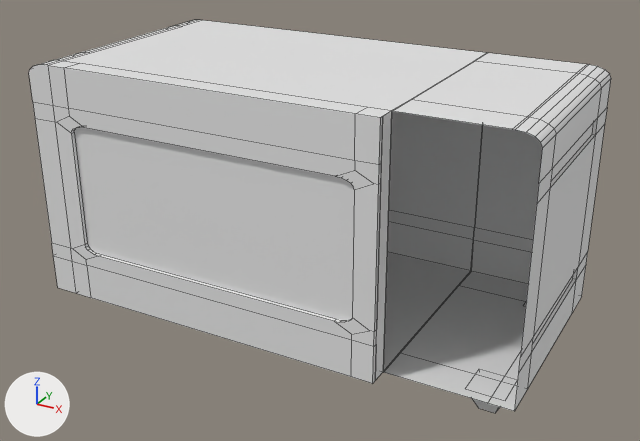
The FBX model Content/_Game/Assets/Props/Microwave/SM_microwave.fbx as it was, and as the next commit left it.
Camera for both pictures: a 50 mm camera at (0.807, -1.475, 0.942) aimed at (0.014, -0.034, 0.221). The lights are fixed; the arrows at lower left show +X, +Y and +Z. Mesh edges are drawn as thin lines. Where no turn or scale is listed for an object, it has been applied to the vertices. Vertices at the same position are counted once.

In view in the first picture: 'microwave'.
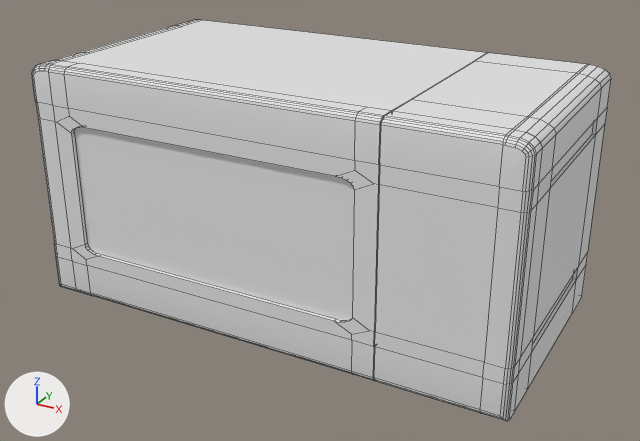
Commit message: microwave 2.0

Where the newer file only moved an object's origin or applied its transform, the numbers keep the older frame.

Where the change shows, as pixel boxes [x1, y1, x2, y2] in the pictures (640 x 441 px):
```json
{"object": "microwave", "change": "reshaped", "before": [29, 20, 611, 413], "after": [32, 20, 611, 421]}
{"part": 1, "of": "me_cube_006", "change": "added", "after": [374, 111, 542, 421]}
{"part": 2, "of": "me_cube_006", "change": "built on", "before": [29, 60, 390, 383], "after": [32, 60, 390, 381]}
```

Edits to the scene script, one JSON object a line:
```json
{"block": "me_cube_006", "where": "# used by ob_microwave; location = (0.0, 0.0, 0.0)"}
{"op": "remove", "block": "me_cube_006", "code": "me_cube_006.from_pydata(...)  # 287 vertices, 213 faces; spans x -0.497..0.496, y -0.269..0.232, z 0.0..0.536"}
{"op": "add", "block": "me_cube_006", "code": "me_cube_006.from_pydata(...)  # 460 vertices, 378 faces; spans x -0.497..0.496, y -0.269..0.232, z 0.0..0.536"}
{"block": "me_cube_006", "change": "me_cube_006 part 1: a new loose piece of 100 vertices spanning x 0.252..0.496, y -0.269..-0.228, z 0.047..0.536, in mat_microwave (its picture is missing)"}
{"block": "me_cube_006", "change": "me_cube_006 part 2"}
{"block": "me_cube_006", "change": "19 vertices are removed from x -0.497..0.251, y -0.269..-0.228, z 0.047..0.536"}
{"block": "me_cube_006", "change": "30 faces are deleted"}
{"block": "me_cube_006", "change": "47 vertices are added at x -0.496..0.251, y -0.269..-0.26, z 0.047..0.536"}
{"block": "me_cube_006", "change": "18 new vertices lie (0.0, -0.029, 0.0) away from vertices in x -0.497..0.251, y -0.228, z 0.047..0.536"}
{"block": "me_cube_006", "change": "7 new vertices lie (0.0, -0.005, -0.001) away from vertices in x -0.484..0.251, y -0.257, z 0.53..0.536"}
{"block": "me_cube_006", "change": "5 new vertices lie (0.0, -0.004, -0.003) away from vertices in x -0.453..0.251, y -0.262, z 0.535"}
{"block": "me_cube_006", "change": "5 new vertices lie (0.0, -0.002, -0.004) away from vertices in x -0.453..0.251, y -0.266, z 0.532"}
{"block": "me_cube_006", "change": "5 new vertices lie (0.0, -0.001, -0.004) away from vertices in x -0.453..0.251, y -0.268, z 0.528"}
{"block": "me_cube_006", "change": "5 new vertices lie (0.0, 0.0, -0.064) away from vertices in x -0.484..0.251, y -0.269, z 0.123"}
{"block": "me_cube_006", "change": "106 new faces join them"}
```
